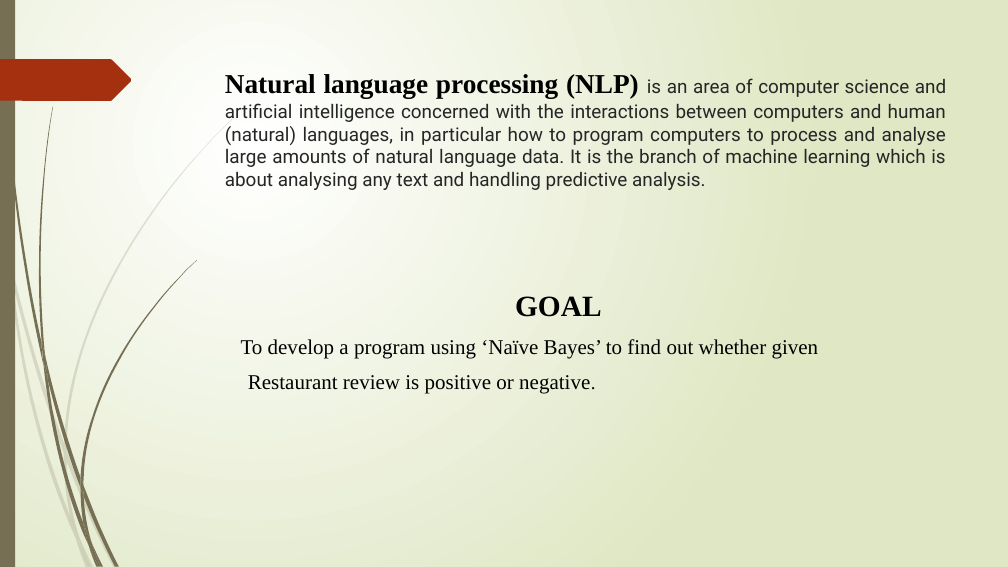
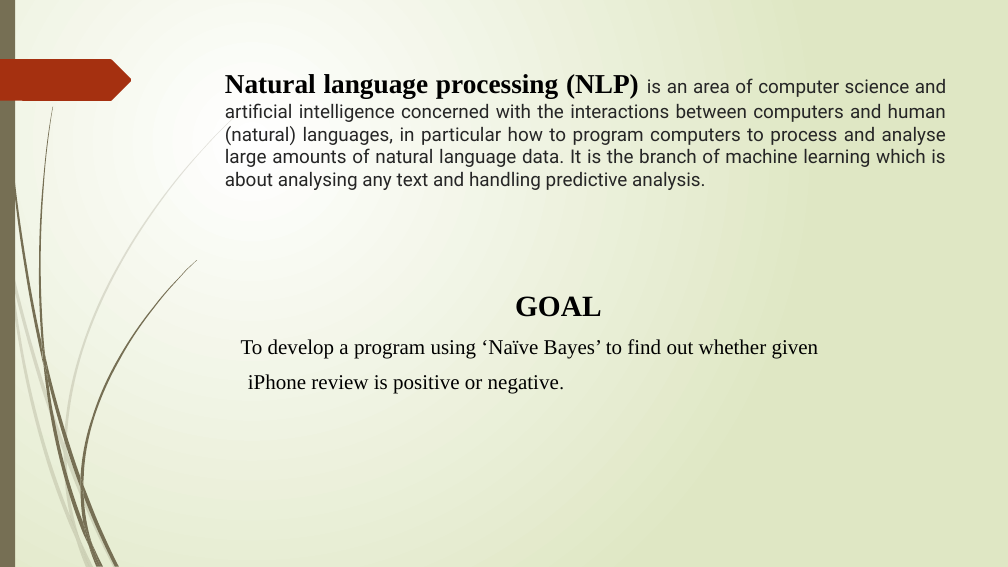
Before and after one commit to Tarun9920/Iphone-review-analyses, a slide deck: slide 2 of Seminar/NLP_ppt.pptx. Drawn at 1008x567 pixels with LibreOffice and Linux fonts; fonts in the diff are those of the drawing. Boxes give left, top, right and bottom in pixels: in the first picture for what was removed or moved away, otherwise in the second. Text is boxed around its words. In the diff, an @@ line names an element or a change of style, - is before the commit and + after.

```diff
--- a/Seminar/NLP_ppt.pptx
+++ b/Seminar/NLP_ppt.pptx
@@ text at bbox=[248, 374, 559, 394]: text changed @@
-Restaurant review is positive or negative.
+iPhone review is positive or negative.
```
Also in this commit, not shown: 2 other slides changed.
